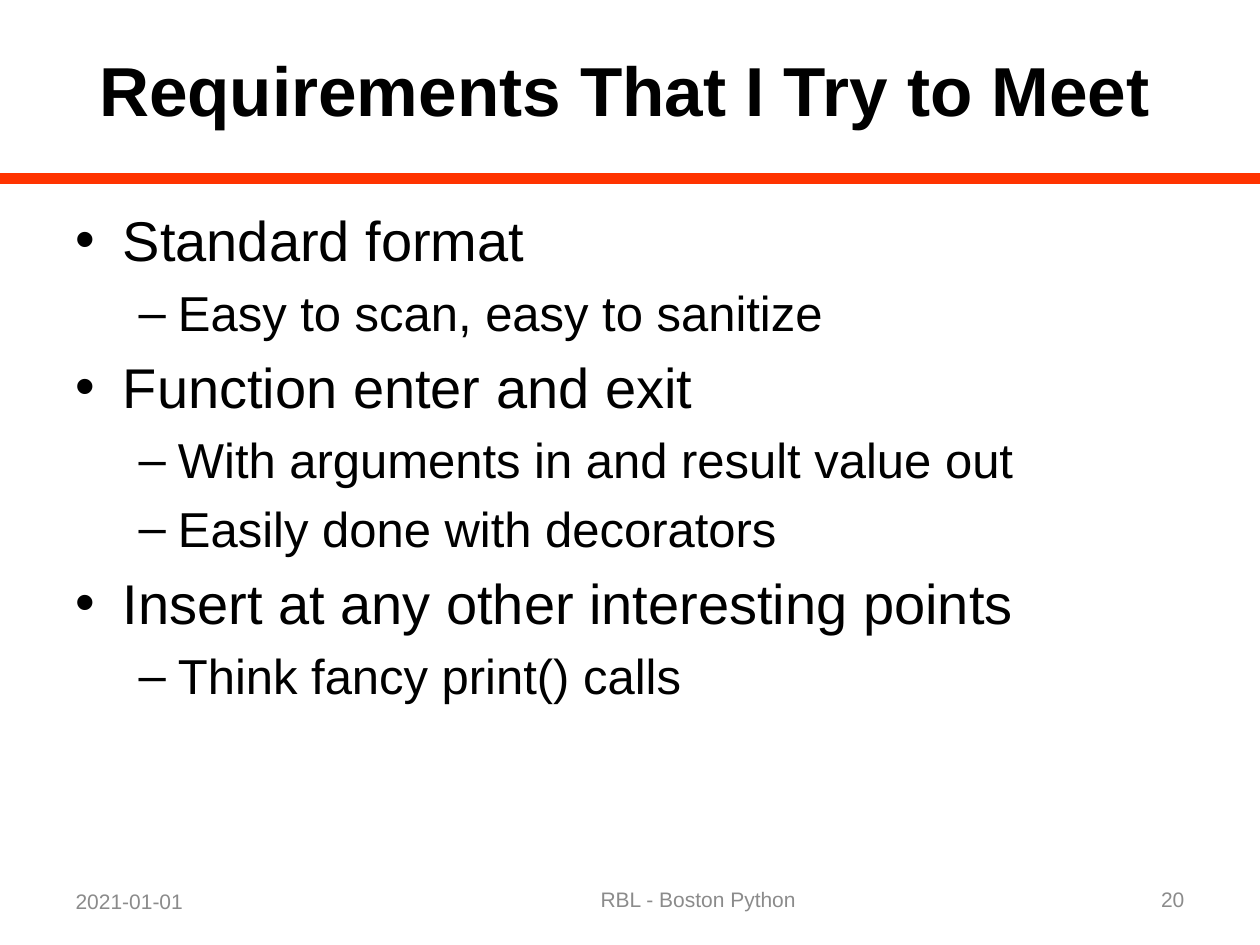
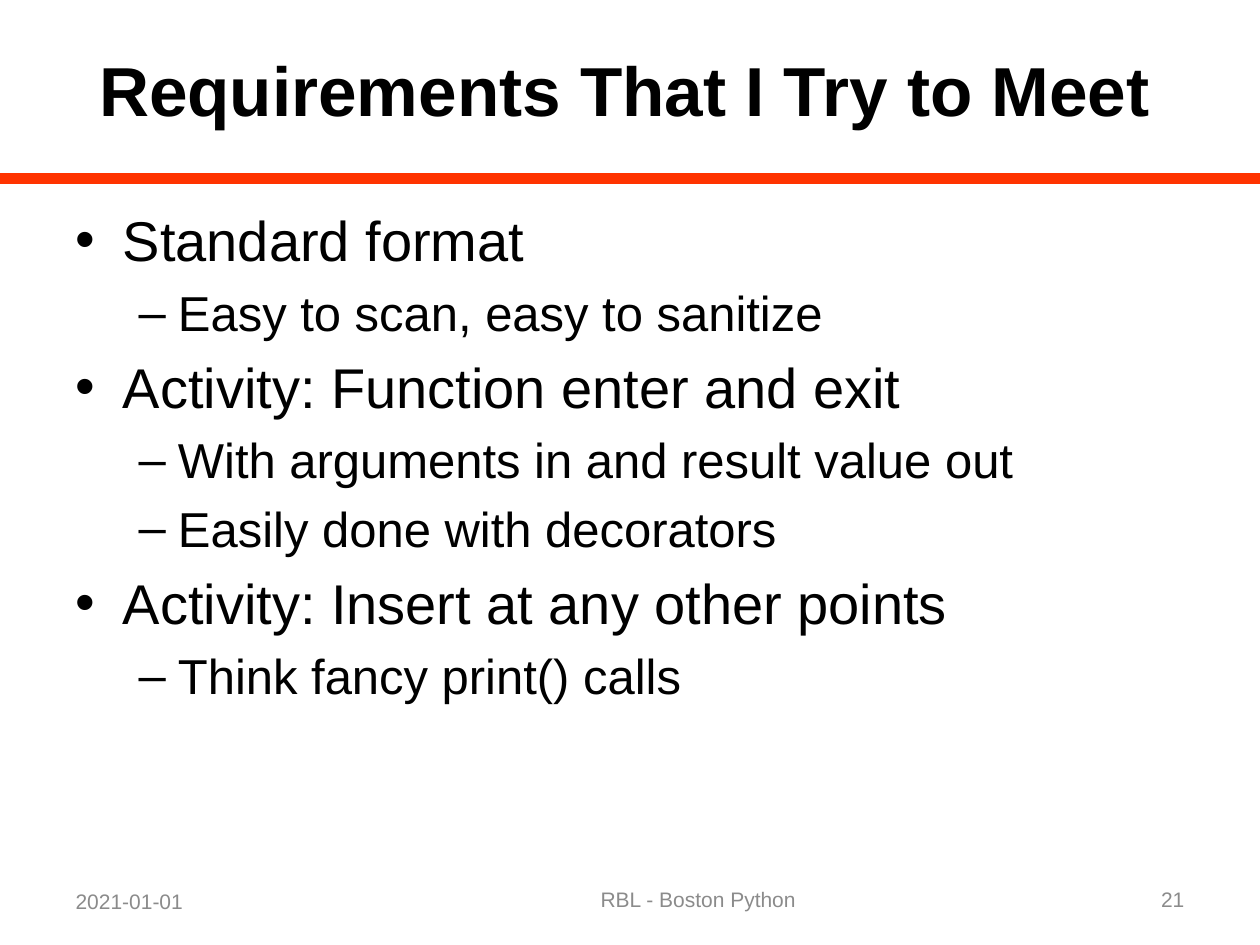
Before and after one commit to rblandau/NewTrace, a slide deck: slide 21 of docs/OfflineDebugging/A Dinosaur and a Python 02.pptx (slide 20 before the commit). Drawn at 1260x945 pixels with LibreOffice and Linux fonts; fonts in the diff are those of the drawing. Boxes give left, top, right and bottom in pixels: in the first picture for what was removed or moved away, otherwise in the second. Text is boxed around its words. In the diff, an @@ line names an element or a change of style, - is before the commit and + after.

```diff
--- a/docs/OfflineDebugging/A Dinosaur and a Python 02.pptx
+++ b/docs/OfflineDebugging/A Dinosaur and a Python 02.pptx
@@ text at box(123, 367, 900, 419): text changed @@
-• Function enter and exit
+• Activity: Function enter and exit
@@ text at box(123, 583, 947, 635): text changed @@
-• Insert at any other interesting points
+• Activity: Insert at any other points
@@ page number at box(1161, 892, 1184, 907): text changed @@
-20
+21
```
Also in this commit, not shown: 15 other slides changed, 13 slides added, 1 other file.
